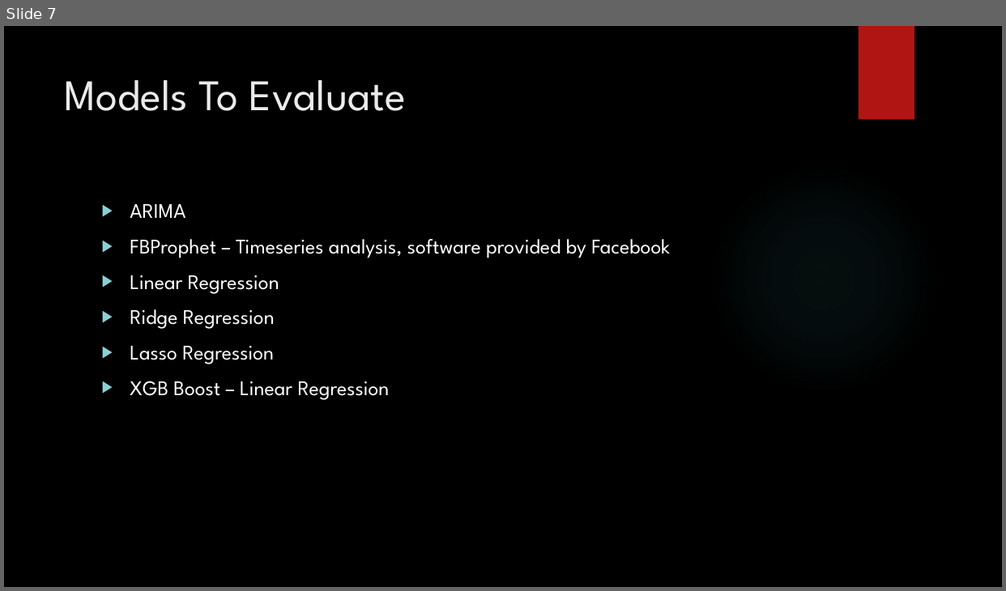
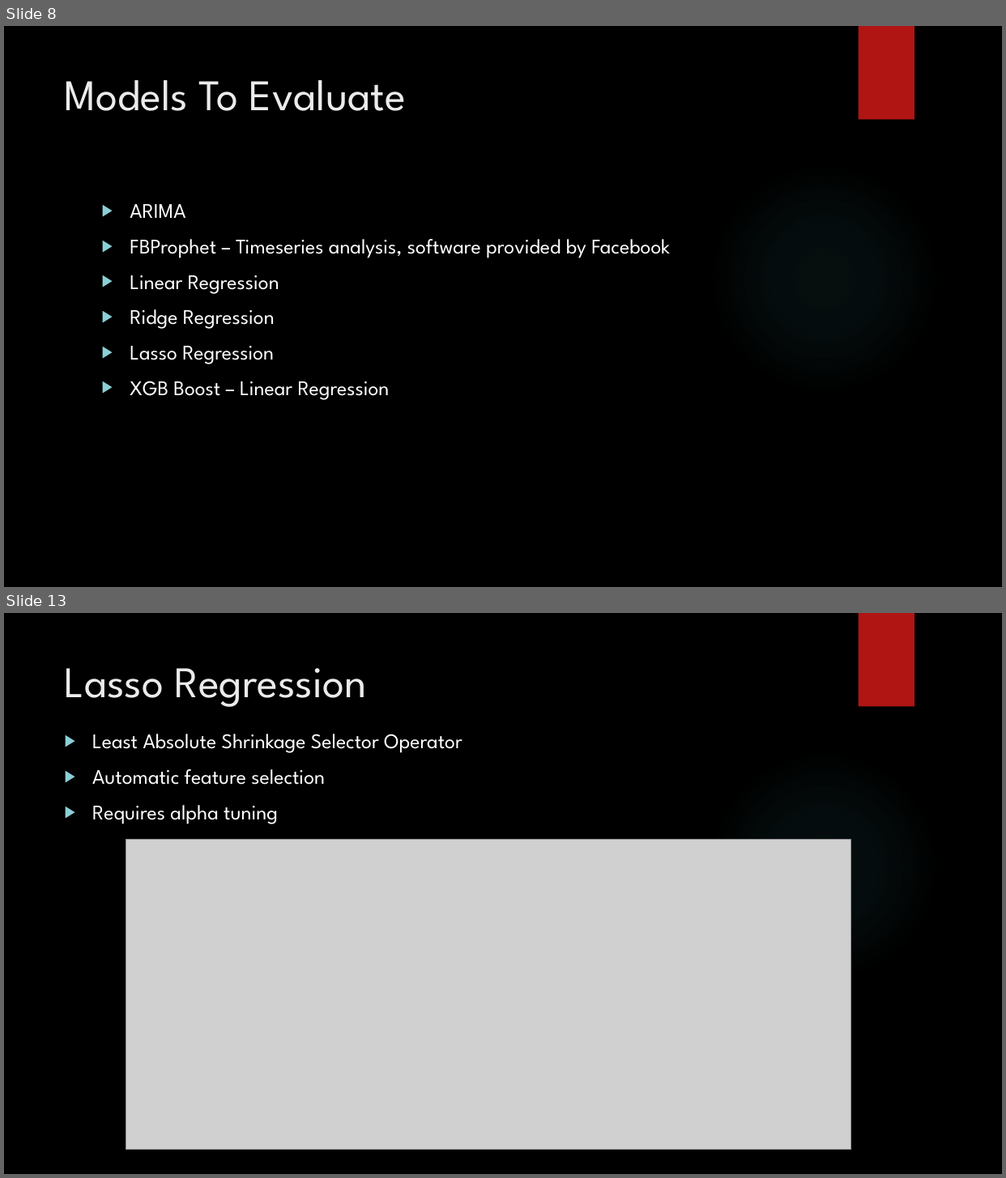
Before and after one commit to DSNeville/Practicum, a slide deck: Predicting Ethereum.pptx. Shown one above the other, each under a label of ours: slide 7 before the commit, slides 8 and 13 after it; the slides between them are not shown. The pictures are 1006x591 and 1006x1178 pixels, drawn with LibreOffice and Linux fonts; fonts in the diff are those of the drawing; grey boxes stand for pictures; background and template pictures are left out. Boxes give left, top, right and bottom in pixels: in the first picture for what was removed or moved away, otherwise in the second. Text is boxed around its words. In the diff, an @@ line names an element or a change of style, - is before the commit and + after.

```diff
--- a/Predicting Ethereum.pptx
+++ b/Predicting Ethereum.pptx
@@ slide 13 added at bbox=[4, 613, 1002, 1174], background picture (left out); not listed: 2 template elements that a slide beside it also shows @@
@@ title added at bbox=[65, 668, 367, 707], 42 pt, text #EBEBEB @@
+Lasso Regression
@@ text added at bbox=[92, 734, 462, 824], 20 pt, text #FFFFFF @@
+▶ Least Absolute Shrinkage Selector Operator
+▶ Automatic feature selection
+▶ Requires alpha tuning
@@ picture added at bbox=[126, 839, 851, 1150] @@
@@ what was slide 7 is now slide 8 @@
```
Also in this commit, not shown: 4 slides changed, 9 other slides added, 3 slides removed, 4 other files.
